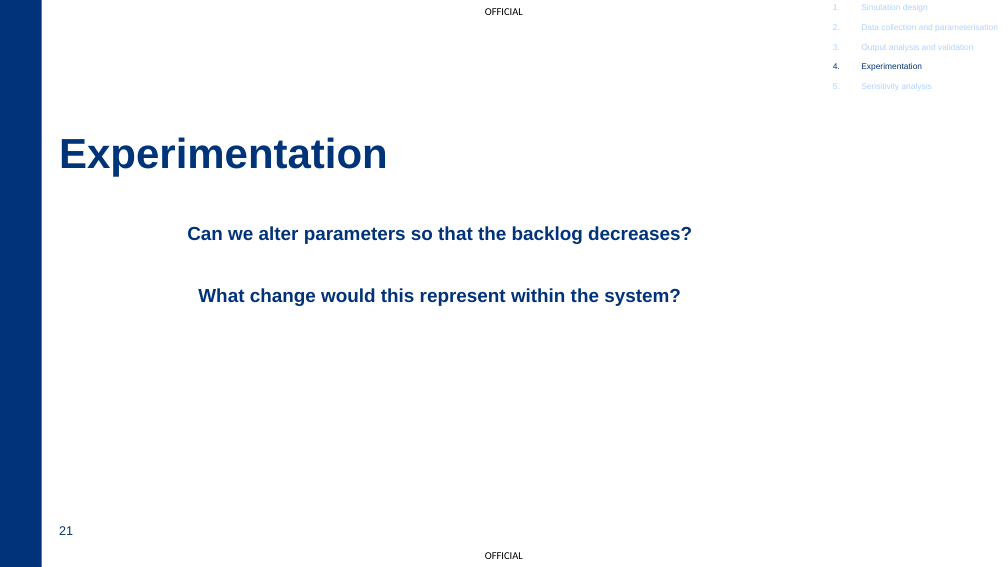
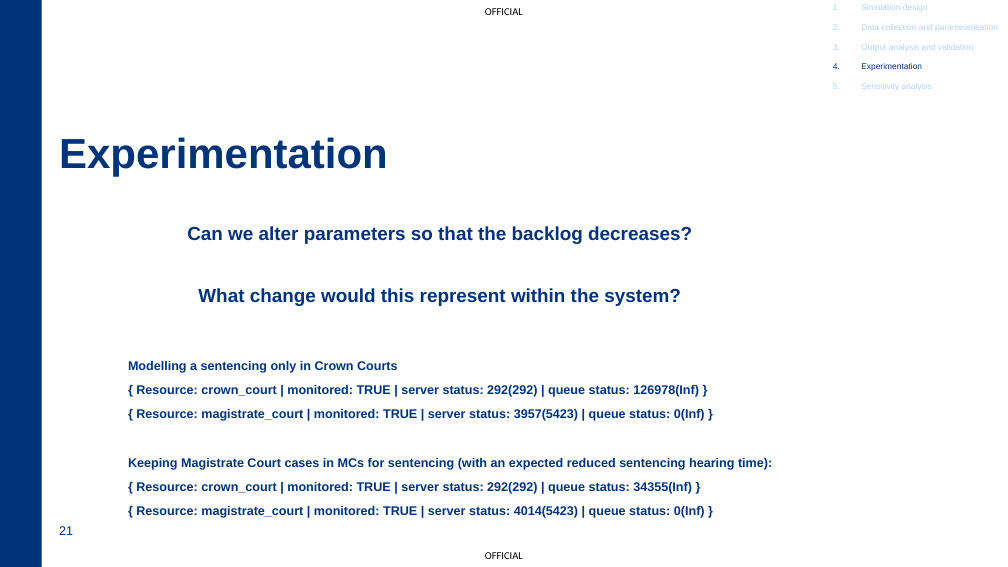
Before and after one commit to dugaldh/crown-court-simulation, a slide deck: slide 21 of slides/Simulation - GSFA Autumn Quarterly.pptx. Drawn at 1008x567 pixels with LibreOffice and Linux fonts; fonts in the diff are those of the drawing; background and template pictures are left out. Boxes give left, top, right and bottom in pixels: in the first picture for what was removed or moved away, otherwise in the second. Text is boxed around its words. In the diff, an @@ line names an element or a change of style, - is before the commit and + after.

```diff
--- a/slides/Simulation - GSFA Autumn Quarterly.pptx
+++ b/slides/Simulation - GSFA Autumn Quarterly.pptx
@@ text added at <box>128,361,772,518</box>, 12 pt, text #003379, bold @@
+Modelling a sentencing only in Crown Courts
+{ Resource: crown_court | monitored: TRUE | server status: 292(292) | queue status: 126978(Inf) }
+{ Resource: magistrate_court | monitored: TRUE | server status: 3957(5423) | queue status: 0(Inf) }
+Keeping Magistrate Court cases in MCs for sentencing (with an expected reduced sentencing hearing time):
+{ Resource: crown_court | monitored: TRUE | server status: 292(292) | queue status: 34355(Inf) }
+{ Resource: magistrate_court | monitored: TRUE | server status: 4014(5423) | queue status: 0(Inf) }
```
Also in this commit, not shown: 9 other slides changed, 1 slide added, 1 slide removed.
